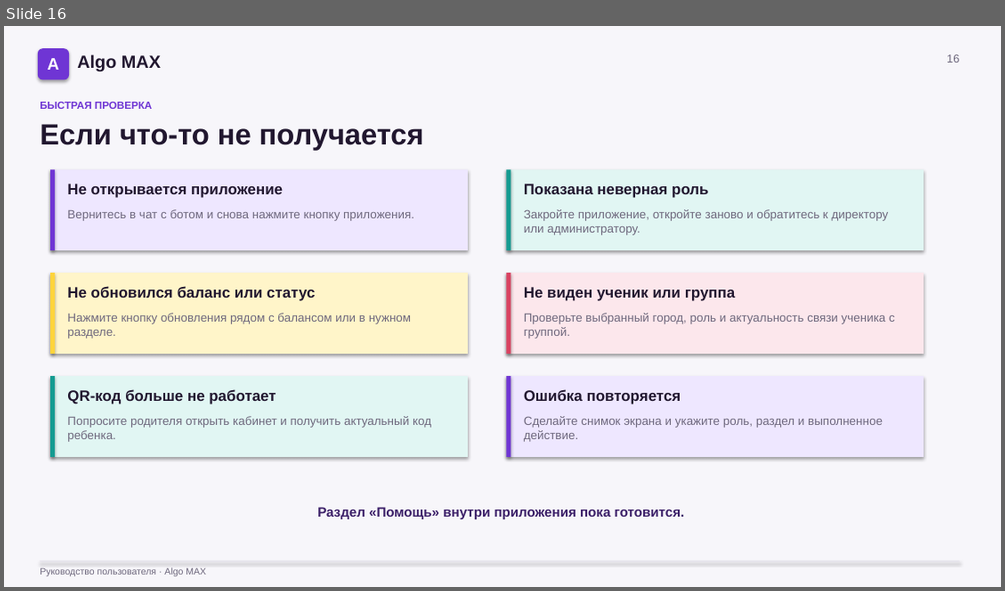
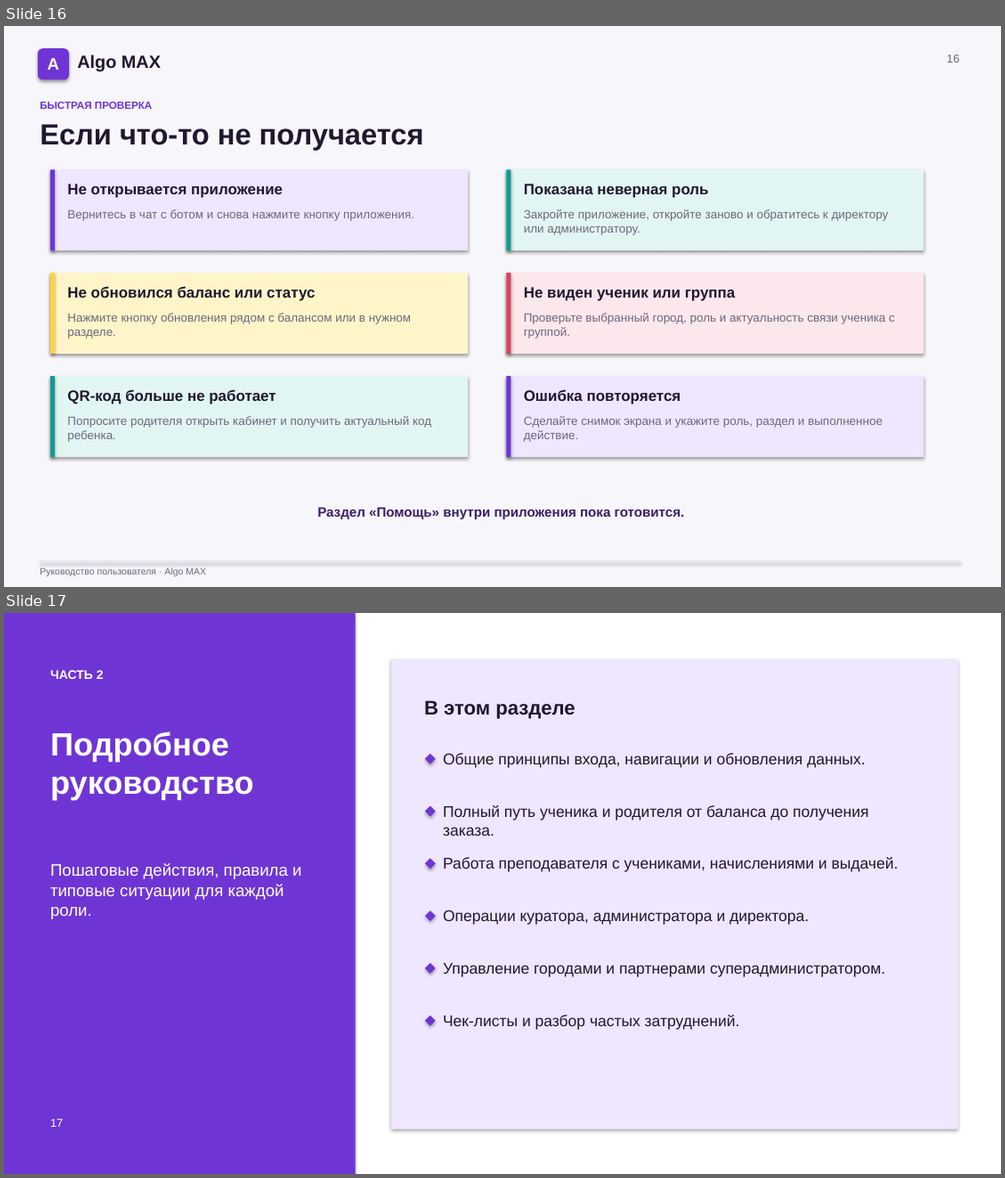
Before and after one commit to ImDoubleU/algo-bot-max, a slide deck: docs/Algo_MAX_Руководство_по_ролям.pptx. Shown one above the other, each under a label of ours: slide 16 before the commit, slides 16 and 17 after it. The pictures are 1005x591 and 1005x1178 pixels, drawn with LibreOffice and Linux fonts; fonts in the diff are those of the drawing. Boxes give left, top, right and bottom in pixels: in the first picture for what was removed or moved away, otherwise in the second. Text is boxed around its words. In the diff, an @@ line names an element or a change of style, - is before the commit and + after.

```diff
--- a/docs/Algo_MAX_Руководство_по_ролям.pptx
+++ b/docs/Algo_MAX_Руководство_по_ролям.pptx
@@ slide 17 added at (4, 613, 1001, 1174), background #FFFFFF @@
@@ rectangle added at (4, 613, 356, 1174), fill #6F35D4 @@
@@ rectangle added at (391, 659, 958, 1129), fill #EEE7FF @@
@@ text added at (50, 670, 104, 679), 12 pt, text #FFFFFF, bold @@
+ЧАСТЬ 2
@@ text added at (424, 700, 574, 719), 19 pt, text #21172F, bold @@
+В этом разделе
@@ text added at (50, 731, 254, 800), 31 pt, text #FFFFFF, bold @@
+Подробное руководство
@@ rectangle added at (425, 754, 436, 764), fill #6F35D4 @@
@@ text added at (443, 753, 865, 768), 15 pt, text #21172F @@
+Общие принципы входа, навигации и обновления данных.
@@ rectangle added at (425, 806, 436, 817), fill #6F35D4 @@
@@ text added at (443, 805, 868, 835), 15 pt, text #21172F @@
+Полный путь ученика и родителя от баланса до получения заказа.
@@ text added at (50, 863, 301, 919), 16 pt, text #FFFFFF @@
+Пошаговые действия, правила и типовые ситуации для каждой роли.
@@ rectangle added at (425, 859, 436, 868), fill #6F35D4 @@
@@ text added at (443, 857, 898, 872), 15 pt, text #21172F @@
+Работа преподавателя с учениками, начислениями и выдачей.
@@ rectangle added at (425, 910, 436, 921), fill #6F35D4 @@
@@ text added at (443, 910, 809, 925), 15 pt, text #21172F @@
+Операции куратора, администратора и директора.
@@ rectangle added at (425, 963, 436, 973), fill #6F35D4 @@
@@ text added at (443, 963, 885, 977), 15 pt, text #21172F @@
+Управление городами и партнерами суперадминистратором.
@@ rectangle added at (425, 1015, 436, 1026), fill #6F35D4 @@
@@ text added at (443, 1014, 740, 1030), 15 pt, text #21172F @@
+Чек-листы и разбор частых затруднений.
@@ text added at (50, 1119, 63, 1127), 11 pt, text #FFFFFF @@
+17
```
Also in this commit, not shown: 1 slide changed, 47 other slides added, 18 other files.
